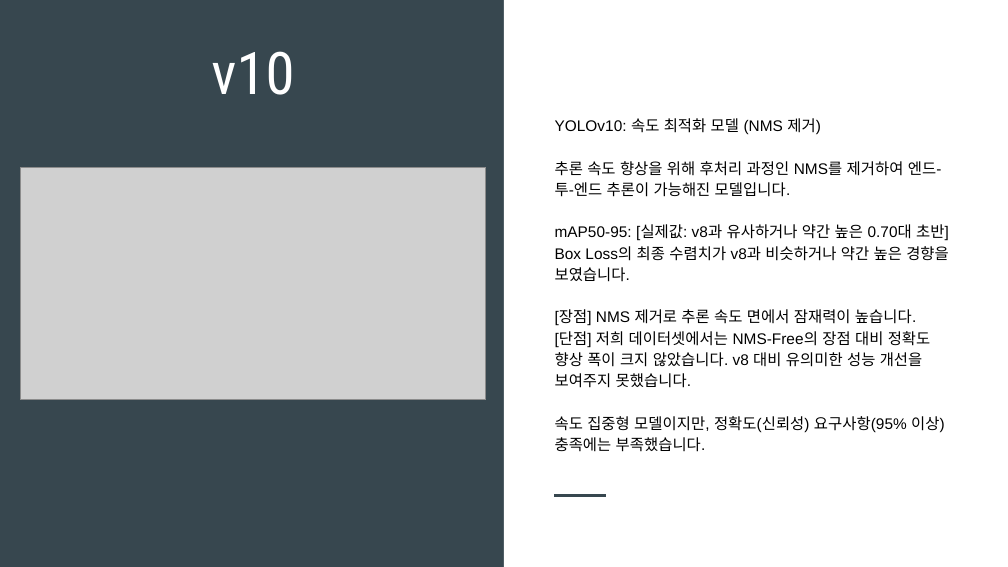
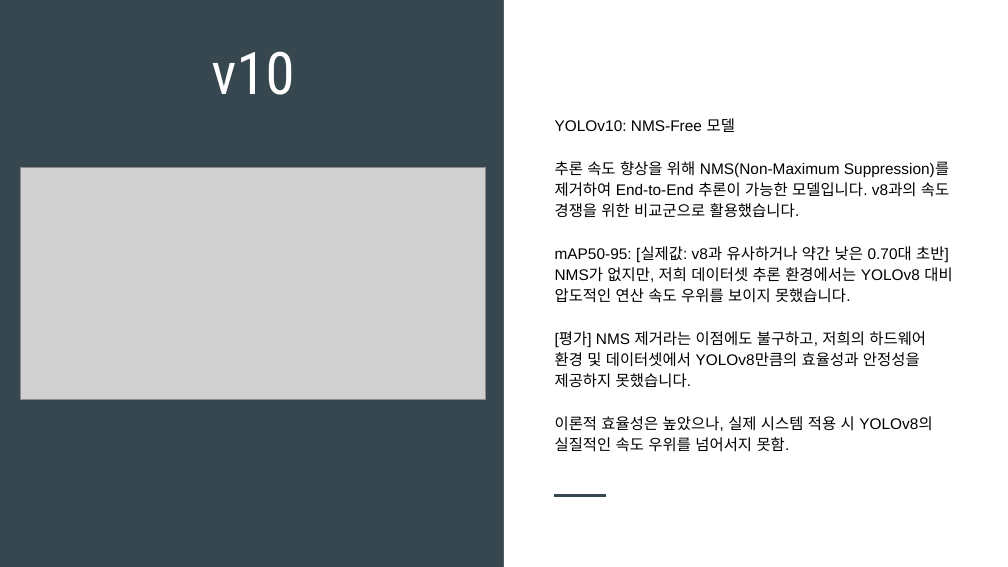
Before and after one commit to flashbulb20/Picker_project, a slide deck: slide 4 of yolo비교정리.pptx. Drawn at 1008x567 pixels with LibreOffice and Linux fonts; fonts in the diff are those of the drawing; grey boxes stand for pictures. Boxes give left, top, right and bottom in pixels: in the first picture for what was removed or moved away, otherwise in the second. Text is boxed around its words. In the diff, an @@ line names an element or a change of style, - is before the commit and + after.

```diff
--- a/yolo비교정리.pptx
+++ b/yolo비교정리.pptx
@@ text at box(555, 118, 952, 452): text changed @@
-YOLOv10: 속도 최적화 모델 (NMS 제거)
-추론 속도 향상을 위해 후처리 과정인 NMS를 제거하여 엔드-투-엔드 추론이 가능해진 모델입니다.
-mAP50-95: [실제값: v8과 유사하거나 약간 높은 0.70대 초반]
-Box Loss의 최종 수렴치가 v8과 비슷하거나 약간 높은 경향을 보였습니다.
-[장점] NMS 제거로 추론 속도 면에서 잠재력이 높습니다.
-[단점] 저희 데이터셋에서는 NMS-Free의 장점 대비 정확도 향상 폭이 크지 않았습니다. v8 대비 유의미한 성능 개선을 보여주지 못했습니다.
-속도 집중형 모델이지만, 정확도(신뢰성) 요구사항(95% 이상) 충족에는 부족했습니다.
+YOLOv10: NMS-Free 모델
+추론 속도 향상을 위해 NMS(Non-Maximum Suppression)를 제거하여 End-to-End 추론이 가능한 모델입니다. v8과의 속도 경쟁을 위한 비교군으로 활용했습니다.
+mAP50-95: [실제값: v8과 유사하거나 약간 낮은 0.70대 초반]
+NMS가 없지만, 저희 데이터셋 추론 환경에서는 YOLOv8 대비 압도적인 연산 속도 우위를 보이지 못했습니다.
+[평가] NMS 제거라는 이점에도 불구하고, 저희의 하드웨어 환경 및 데이터셋에서 YOLOv8만큼의 효율성과 안정성을 제공하지 못했습니다.
+이론적 효율성은 높았으나, 실제 시스템 적용 시 YOLOv8의 실질적인 속도 우위를 넘어서지 못함.
```
Also in this commit, not shown: 5 other slides changed.
